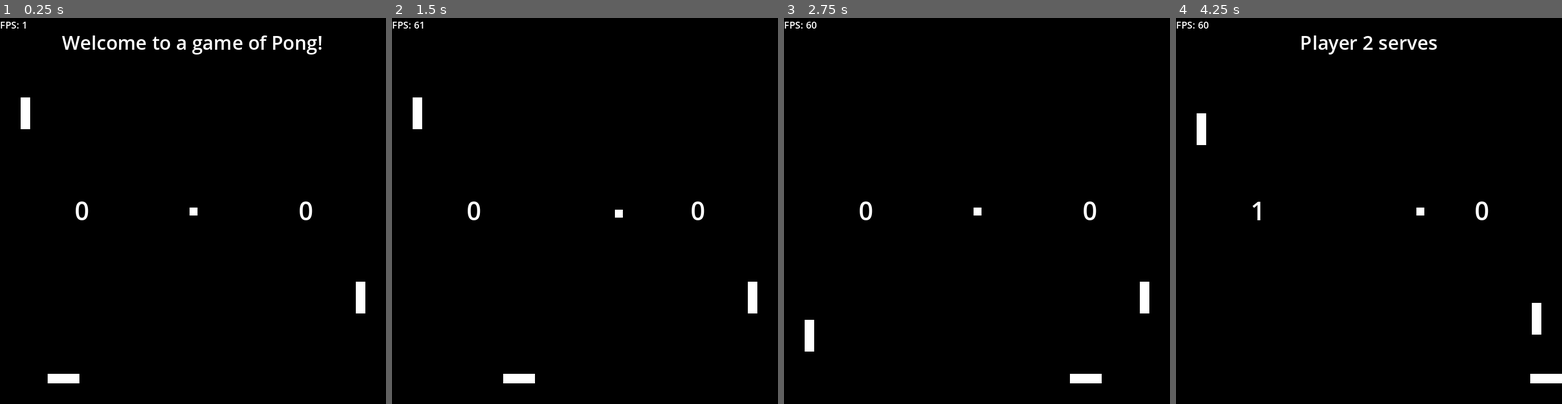
Above: before the commit, frames 1-4 (left to right).
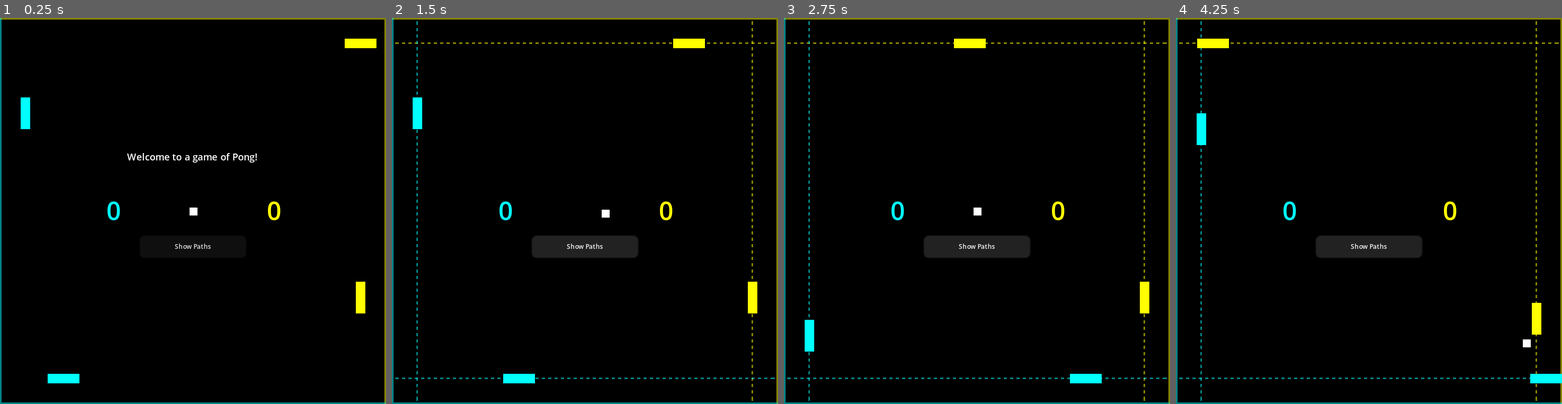
Above: after the commit, the same moments.

Repository: ska00/pong-twins
Game: Godot game, scene res://main.tscn
Two runs of this game, one before a commit and one after it. Both use one fixed random seed, a clock stepped at 60 frames per second and the inputs below.
Inputs (mouse positions are in pixels of both pictures, inside the frame that each line leads up to):
- Up to frame 1 (0.25 s): no input
- Up to frame 2 (1.5 s): click (585, 245) at 0.5 s, where only the run after the commit has a clickable "Show Paths"; tap Enter (start) at 1.25 s; hold D (player1_right) from 1.28 s (still down); hold Left (player2_left, bound only after the commit) from 1.28 s (still down)
- Up to frame 3 (2.75 s): tap Right (player2_right) at 1.55, 2.1 s; release D (player1_right) at 2.03 s; release Left (player2_left, bound only after the commit) at 2.03 s; hold S (player1_down) from 2.03 s (still down); tap Enter (start) at 2.3 s
- Up to frame 4 (4.25 s): release S (player1_down) at 2.78 s; hold D (player1_right) 2.78-3.53 s; hold Left (player2_left, bound only after the commit) 2.78-3.53 s; tap Enter (start) at 2.85 s; hold W (player1_up) from 3.53 s (still down); tap Down (player2_down) at 3.6 s; tap Right (player2_right) at 3.8 s

The runs differ from the first frame. In frame 1, 4.2% of the frame differs, in the area x 0-100%, y 0-100%; in frame 2, 5.2%; in frame 3, 5.1%; in frame 4, 5.6%.

Commit message:
added player 2 horizontal paddle

Diff:
--- a/ball.gd
+++ b/ball.gd
@@ -1,6 +1,9 @@
 extends Area2D
 
 signal scored(paddle)
+
+const SPEED_X = 75
+const SPEED_Y = 75
 
 var screen_size
 var ball_size
@@ -18,9 +21,6 @@
 # The _update function
 func _process(delta: float) -> void:
 	position += velocity * delta
-	# An alternative is to pull walls and detect collision with them.
-	if position.y <= ball_size.y / 2 or position.y >= screen_size.y - ball_size.y / 2:
-		velocity.y = - velocity.y
 
 
 # Reset
@@ -31,20 +31,20 @@
 # Start
 func start():
 	var signs = [-1, 1]
-	velocity.x = signs[randi() % signs.size()] * 125
-	velocity.y = randi_range(-75, 75)
+	velocity.x = signs[randi() % signs.size()] * SPEED_X
+	velocity.y = randi_range(-SPEED_Y, SPEED_Y)
 
 # Serve
 func serve(paddle):
 	if paddle == "Player1":
-		velocity.x = -125
+		velocity.x = -SPEED_X
 	else:
-		velocity.x = 125
-	velocity.y = randi_range(-75, 75)
+		velocity.x = SPEED_X
+	velocity.y = randi_range(-SPEED_Y, SPEED_Y)
 
 
 func _on_visible_on_screen_notifier_2d_screen_exited():
-	if position.x >= screen_size.x:
+	if position.x >= screen_size.x or position.y <= 0:
 		scored.emit("Player1")
 		reset(screen_size / 2 + Vector2(32, 0))
 	else:
@@ -53,8 +53,15 @@
 
 func _on_area_entered(area: Area2D) -> void:
 	print(area.ID)
-	velocity.x = -velocity.x * 1.05
-	if velocity.y < 0:
-		velocity.y = -randi_range(10, 150)
+	if area.ID == "V":
+		velocity.x = -velocity.x * 1.05
+		if velocity.y < 0:
+			velocity.y = -randi_range(10, 150)
+		else:
+			velocity.y = randi_range(10, 150)
 	else:
-		velocity.y = randi_range(10, 150)
+		velocity.y = -velocity.y * 1.05
+		if velocity.x < 0:
+			velocity.x = -randi_range(10, 150)
+		else:
+			velocity.x = randi_range(10, 150)
--- a/hud.gd
+++ b/hud.gd
@@ -8,14 +8,17 @@
 
 const WINNING_SCORE = 10
 const INSTRUCTIONS = [
-	"Player 1 moves with the W and S keys",
-	"Player 2 moves with the up and down keys",
-	"Whoever scores 10 first wins",
-	"Press Enter to start the game"
+	"Each player has two paddles to defend two edges",
+	"Player 1 moves with the WASD keys",
+	"Player 2 moves with the up. down, left, and right keys",
+	"Try moving the paddles!",
+	"Whoever scores 10 first wins. Press Enter to start",
 ]
 
 func _ready():
 	$Message.text = "Welcome to a game of Pong!"
+
+
 
 func _process(delta):
 	$FPSCounter.text = "FPS: " + str(Engine.get_frames_per_second())
--- a/hud.tscn
+++ b/hud.tscn
@@ -18,20 +18,24 @@
 script = ExtResource("1_nqi1v")
 
 [node name="Message" type="Label" parent="."]
-anchors_preset = 5
+anchors_preset = 8
 anchor_left = 0.5
+anchor_top = 0.5
 anchor_right = 0.5
-offset_left = -92.5
-offset_top = 1.0
-offset_right = 92.5
-offset_bottom = 31.0
+anchor_bottom = 0.5
+offset_left = -79.5
+offset_top = -49.0
+offset_right = 79.5
+offset_bottom = -19.0
 grow_horizontal = 2
+grow_vertical = 2
 size_flags_horizontal = 4
 theme_override_fonts/font = SubResource("SystemFont_i10fj")
-theme_override_font_sizes/font_size = 12
+theme_override_font_sizes/font_size = 6
 text = "Hello Pong!"
 horizontal_alignment = 1
 vertical_alignment = 1
+autowrap_mode = 2
 
 [node name="Player1Score" type="Label" parent="."]
 anchors_preset = 8
@@ -45,6 +49,7 @@
 offset_bottom = 12.0
 grow_horizontal = 2
 grow_vertical = 2
+theme_override_colors/font_color = Color(0, 1, 1, 1)
 theme_override_fonts/font = SubResource("SystemFont_4rdvg")
 text = "0"
 horizontal_alignment = 1
@@ -63,12 +68,14 @@
 grow_horizontal = 2
 grow_vertical = 2
 size_flags_horizontal = 4
+theme_override_colors/font_color = Color(1, 1, 0, 1)
 theme_override_fonts/font = SubResource("SystemFont_4rdvg")
 text = "0"
 horizontal_alignment = 1
 vertical_alignment = 1
 
 [node name="FPSCounter" type="Label" parent="."]
+visible = false
 offset_right = 40.0
 offset_bottom = 23.0
 theme_override_fonts/font = SubResource("SystemFont_nmunj")
--- a/main.gd
+++ b/main.gd
@@ -8,9 +8,12 @@
 func _ready() -> void:
 	$Player1PaddleV.position = Vector2(16, 60)
 	$Player1PaddleH.position = Vector2(40, 243 - 16)
-	$Player2.position = Vector2(243 - 16, 176)
-	$HUD/Player1Score.position.x -= 32
-	$HUD/Player2Score.position.x += 32
+	$Player2PaddleV.position = Vector2(243 - 16, 176)
+	$Player2PaddleH.position = Vector2(243 - 16, 16)
+
+
+	$HUD/Player1Score.position.x -= 12
+	$HUD/Player2Score.position.x += 12
 
 
 func _process(delta: float) -> void:
--- a/main.tscn
+++ b/main.tscn
@@ -1,22 +1,83 @@
-[gd_scene load_steps=7 format=3 uid="uid://bgonf7vvwxost"]
+[gd_scene load_steps=10 format=3 uid="uid://bgonf7vvwxost"]
 
 [ext_resource type="Script" path="res://main.gd" id="1_np2ea"]
 [ext_resource type="PackedScene" uid="uid://bxh5hj06nnn6o" path="res://player1paddleV.tscn" id="2_1xvsb"]
 [ext_resource type="PackedScene" uid="uid://3x4s2gcogrvf" path="res://hud.tscn" id="2_g051u"]
-[ext_resource type="PackedScene" uid="uid://be3ouu4t0b87s" path="res://player2.tscn" id="3_eqwh7"]
+[ext_resource type="PackedScene" uid="uid://be3ouu4t0b87s" path="res://player2paddleV.tscn" id="3_eqwh7"]
 [ext_resource type="PackedScene" uid="uid://l4mtx1ppnme5" path="res://player1paddleH.tscn" id="4_1w71h"]
 [ext_resource type="PackedScene" uid="uid://dd28q4107lsgh" path="res://ball.tscn" id="5_0vuxy"]
+[ext_resource type="PackedScene" uid="uid://cnkv65m5rvoow" path="res://player2paddleH.tscn" id="6_a1fpn"]
+[ext_resource type="Script" path="res://path_lines.gd" id="8_b3waq"]
+
+[sub_resource type="SystemFont" id="SystemFont_1x504"]
+font_names = PackedStringArray("M42_FLIGHT 721")
 
 [node name="Game" type="Node"]
 script = ExtResource("1_np2ea")
 
-[node name="ColorRect" type="ColorRect" parent="."]
+[node name="Background" type="ColorRect" parent="."]
 anchors_preset = 15
 anchor_right = 1.0
 anchor_bottom = 1.0
 grow_horizontal = 2
 grow_vertical = 2
 color = Color(0, 0, 0, 1)
+
+[node name="Player2TopBorder" type="ColorRect" parent="."]
+offset_right = 243.0
+offset_bottom = 1.0
+color = Color(1, 0.980392, 0, 0.52549)
+
+[node name="Player2RightBorder" type="ColorRect" parent="."]
+anchors_preset = 6
+anchor_left = 1.0
+anchor_top = 0.5
+anchor_right = 1.0
+anchor_bottom = 0.5
+offset_left = -1.0
+offset_top = -121.0
+offset_bottom = 121.0
+grow_horizontal = 0
+grow_vertical = 2
+color = Color(1, 0.980392, 0, 0.52549)
+
+[node name="Player1LeftBorder" type="ColorRect" parent="."]
+offset_right = 1.0
+offset_bottom = 242.0
+color = Color(0, 0.980392, 1, 0.52549)
+
+[node name="Player1BottomBorder" type="ColorRect" parent="."]
+anchors_preset = 7
+anchor_left = 0.5
+anchor_top = 1.0
+anchor_right = 0.5
+anchor_bottom = 1.0
+offset_left = -121.5
+offset_top = -1.0
+offset_right = 121.5
+grow_horizontal = 2
+grow_vertical = 0
+color = Color(0, 0.980392, 1, 0.52549)
+
+[node name="ShowPathsButton" type="Button" parent="."]
+anchors_preset = 8
+anchor_left = 0.5
+anchor_top = 0.5
+anchor_right = 0.5
+anchor_bottom = 0.5
+offset_left = -33.5
+offset_top = 15.0
+offset_right = 33.5
+offset_bottom = 29.0
+grow_horizontal = 2
+grow_vertical = 2
+focus_mode = 0
+theme_override_fonts/font = SubResource("SystemFont_1x504")
+theme_override_font_sizes/font_size = 4
+text = "Show Paths"
+
+[node name="PaddlePathsDrawer" type="Node2D" parent="."]
+script = ExtResource("8_b3waq")
 
 [node name="HUD" parent="." instance=ExtResource("2_g051u")]
 
@@ -26,12 +87,16 @@
 [node name="Player1PaddleH" parent="." instance=ExtResource("4_1w71h")]
 position = Vector2(79, 224)
 
-[node name="Player2" parent="." instance=ExtResource("3_eqwh7")]
+[node name="Player2PaddleV" parent="." instance=ExtResource("3_eqwh7")]
 position = Vector2(224, 176)
+
+[node name="Player2PaddleH" parent="." instance=ExtResource("6_a1fpn")]
+position = Vector2(182, 18)
 
 [node name="Ball" parent="." instance=ExtResource("5_0vuxy")]
 position = Vector2(126, 111)
 
+[connection signal="pressed" from="ShowPathsButton" to="PaddlePathsDrawer" method="_on_show_paths_button_pressed"]
 [connection signal="player_won" from="HUD" to="." method="player_won"]
 [connection signal="player_won" from="HUD" to="HUD" method="_on_player_won"]
 [connection signal="scored" from="Ball" to="." method="scored"]
--- /dev/null
+++ b/path_lines.gd
@@ -0,0 +1,30 @@
+extends Node2D
+
+const PLAYER1_COLOR = "00faff86"
+const PLAYER2_COLOR = "fffa0086"
+
+var is_shown = false
+
+
+func _ready() -> void:
+	hide()
+
+
+func _draw():
+	# Player 2 Paddle Horizontal
+	draw_dashed_line(Vector2(2, 16), Vector2(243 - 2, 16), Color(PLAYER2_COLOR), 1)
+	# Player 2 Paddle Vertical
+	draw_dashed_line(Vector2(243 - 16, 2), Vector2(243 - 16, 243 - 2), Color(PLAYER2_COLOR), 1)
+	# Player 1 Paddle Horizontal
+	draw_dashed_line(Vector2(2, 243 - 16), Vector2(243 - 2,243 - 16), Color(PLAYER1_COLOR), 1)
+	# Player 1 Paddle Vertical
+	draw_dashed_line(Vector2(16, 2), Vector2(16, 243 - 2), Color(PLAYER1_COLOR), 1)
+
+
+func _on_show_paths_button_pressed() -> void:
+	if is_shown:
+		hide()
+		is_shown = false
+	else:
+		show()
+		is_shown = true
--- a/player1paddleH.tscn
+++ b/player1paddleH.tscn
@@ -22,6 +22,7 @@
 grow_vertical = 2
 size_flags_horizontal = 4
 size_flags_vertical = 4
+color = Color(0, 1, 1, 1)
 
 [node name="CollisionShapeH" type="CollisionShape2D" parent="."]
 shape = SubResource("RectangleShape2D_i27aa")
--- a/player1paddleV.tscn
+++ b/player1paddleV.tscn
@@ -22,6 +22,7 @@
 grow_vertical = 2
 size_flags_horizontal = 4
 size_flags_vertical = 4
+color = Color(0, 1, 1, 1)
 
 [node name="CollisionShape2D" type="CollisionShape2D" parent="."]
 shape = SubResource("RectangleShape2D_eofih")
--- /dev/null
+++ b/player2paddleH.gd
@@ -0,0 +1,22 @@
+extends Area2D
+
+const SPEED = 200.0
+const ID = "H"
+var screen_size
+var player_size
+
+# Our _init function
+func _ready():
+	screen_size = get_viewport_rect().size
+	player_size = $CollisionShape2D.shape.get_rect().size
+
+# Out _update function
+func _process(delta):
+	var velocity = Vector2.ZERO
+	if Input.is_action_pressed("player2_right"):
+		velocity.x += SPEED
+	elif Input.is_action_pressed("player2_left"):
+		velocity.x -= SPEED
+
+	position += velocity * delta
+	position = position.clamp(player_size / 2, screen_size - player_size / 2)
--- /dev/null
+++ b/player2paddleH.tscn
@@ -0,0 +1,28 @@
+[gd_scene load_steps=3 format=3 uid="uid://cnkv65m5rvoow"]
+
+[ext_resource type="Script" path="res://player2paddleH.gd" id="1_a7cb7"]
+
+[sub_resource type="RectangleShape2D" id="RectangleShape2D_lix3s"]
+size = Vector2(20, 6)
+
+[node name="Player2PaddleH" type="Area2D"]
+script = ExtResource("1_a7cb7")
+
+[node name="ColorRect" type="ColorRect" parent="."]
+anchors_preset = 8
+anchor_left = 0.5
+anchor_top = 0.5
+anchor_right = 0.5
+anchor_bottom = 0.5
+offset_left = -10.0
+offset_top = -3.0
+offset_right = 10.0
+offset_bottom = 3.0
+grow_horizontal = 2
+grow_vertical = 2
+size_flags_horizontal = 4
+size_flags_vertical = 4
+color = Color(1, 1, 0, 1)
+
+[node name="CollisionShape2D" type="CollisionShape2D" parent="."]
+shape = SubResource("RectangleShape2D_lix3s")
--- a/player2.tscn
+++ b/player2paddleV.tscn
@@ -1,11 +1,11 @@
 [gd_scene load_steps=3 format=3 uid="uid://be3ouu4t0b87s"]
 
-[ext_resource type="Script" path="res://player2.gd" id="1_igt8l"]
+[ext_resource type="Script" path="res://player2paddleV.gd" id="1_igt8l"]
 
 [sub_resource type="RectangleShape2D" id="RectangleShape2D_eofih"]
 size = Vector2(6, 20)
 
-[node name="Player2" type="Area2D"]
+[node name="Player2PaddleV" type="Area2D"]
 script = ExtResource("1_igt8l")
 
 [node name="ColorRect" type="ColorRect" parent="."]
@@ -22,6 +22,7 @@
 grow_vertical = 2
 size_flags_horizontal = 4
 size_flags_vertical = 4
+color = Color(1, 1, 0, 1)
 
 [node name="CollisionShape2D" type="CollisionShape2D" parent="."]
 shape = SubResource("RectangleShape2D_eofih")
--- a/project.godot
+++ b/project.godot
@@ -72,7 +72,8 @@
 }
 player2_left={
 "deadzone": 0.5,
-"events": []
+"events": [Object(InputEventKey,"resource_local_to_scene":false,"resource_name":"","device":-1,"window_id":0,"alt_pressed":false,"shift_pressed":false,"ctrl_pressed":false,"meta_pressed":false,"pressed":false,"keycode":0,"physical_keycode":4194319,"key_label":0,"unicode":0,"location":0,"echo":false,"script":null)
+]
 }
 
 [rendering]
Renamed: player2.gd -> player2paddleV.gd
